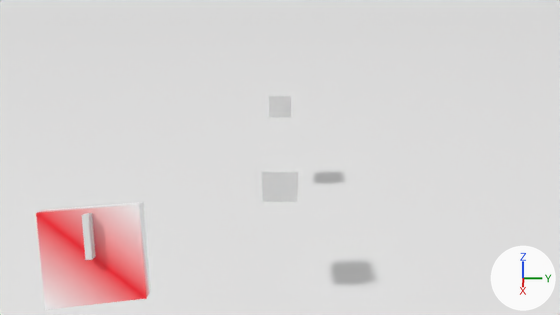
The Blender file scenes/sub.blend, before and after one commit.
Before and after are seen from the file's camera 'Camera'. The lights are fixed; the arrows at lower right show +X, +Y and +Z.

The scene before the commit, as lines of its bpy script (objects in view):
```python
me_floor = bpy.data.meshes.new('Floor')
me_floor.from_pydata([(-1.0, -1.0, 0.0), (1.0, -1.0, 0.0), (-1.0, 1.0, 0.0), (1.0, 1.0, 0.0)], [], [(0, 1, 3, 2)])
me_sonararm = bpy.data.meshes.new('SonarArm')
me_sonararm.from_pydata(...)  # a box spanning x -1.0..1.0, y -1.0..1.0, z -0.01..1.41
me_sonarparent = bpy.data.meshes.new('SonarParent')
me_sonarparent.from_pydata(...)  # a box spanning x -1.0..1.0, y -1.0..1.0, z -1.0..1.0
me_sonarparent.materials.append(mat_vertattr)
me_sub = bpy.data.meshes.new('Sub')
me_sub.from_pydata(...)  # a box spanning x -1.0..1.0, y -1.0..1.0, z -1.0..1.0
ob_floor = bpy.data.objects.new('Floor', me_floor)
ob_floor.location = (0.0, 0.0, 0.0)
ob_floor.scale = (216.0, 216.0, 216.0)
ob_sonararm = bpy.data.objects.new('SonarArm', me_sonararm)
ob_sonararm.parent = ob_sonarparent
ob_sonararm.matrix_parent_inverse = Matrix(((3.756, 0.536, 1.946, -64.43), (-0.111, 0.777, 0.0, 5.05), (-0.354, -0.0506, 0.698, -6.059), (0.0, 0.0, 0.0, 1.0)))
ob_sonararm.location = (11.02, -4.928, 13.92)
ob_sonararm.rotation_euler = (0.0, -0.474, 0.142)  # degrees (0, -27, 8.1)
ob_sonararm.scale = (0.151, 0.0803, 0.819)
ob_sonarparent = bpy.data.objects.new('SonarParent', me_sonarparent)
ob_sonarparent.location = (10.73, -4.97, 13.77)
ob_sonarparent.rotation_euler = (0.0, -0.474, 0.142)  # degrees (0, -27, 8.1)
ob_sonarparent.scale = (0.235, 1.27, 1.27)
ob_sub = bpy.data.objects.new('Sub', me_sub)
ob_sub.parent = ob_subparent
ob_sub.matrix_parent_inverse = Matrix(((9.168, 0.0, 0.0, 0.0), (0.0, 9.168, 0.0, 0.0), (0.0, 0.0, 9.168, 0.0), (0.0, 0.0, 0.0, 1.0)))
ob_sub.location = (0.0, 0.0, 0.0)
# also in view: 'Sub2' at (-13.3, 0.0, 9.0)
```
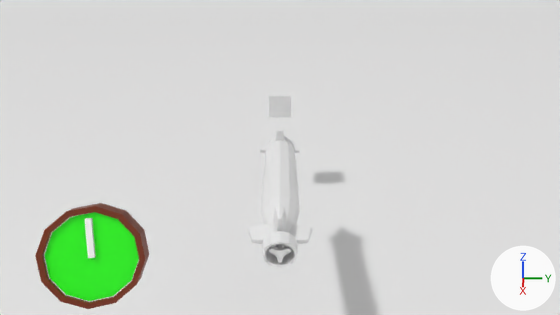
Diff of the bpy script that builds the scene:
```diff
--- a/scenes/sub.blend.py
+++ b/scenes/sub.blend.py
@@ me_sub @@
 # used by ob_sub; parent = ob_subparent; location = (0.0, 0.0, 0.0)
-me_sub.from_pydata(...)  # 8 vertices, 6 faces; spans x -1.0..1.0, y -1.0..1.0, z -1.0..1.0
+me_sub.from_pydata(...)  # 240 vertices, 224 faces; spans x -5.04..6.27, y -1.53..1.53, z -1.53..1.68
+# me_sub part 1: 240 vertices added at x -5.04..6.27, y -1.53..1.53, z -1.53..1.68
+# me_sub part 2: 8 vertices removed from x -1.0..1.0, y -1.0..1.0, z -1.0..1.0
@@ me_sonarparent @@
 # used by ob_sonarparent; location = (10.73, -4.97, 13.77); rotation_euler = (0.0, -0.474, 0.142), in degrees (0, -27, 8.1); scale = (0.235, 1.27, 1.27)
-me_sonarparent.from_pydata(...)  # 8 vertices, 6 faces; spans x -1.0..1.0, y -1.0..1.0, z -1.0..1.0
+me_sonarparent.from_pydata(...)  # 60 vertices, 50 faces; spans x -0.66..1.33, y -1.06..1.06, z -1.06..1.06
+# me_sonarparent part 3: the whole mesh is rebuilt
 me_sonarparent.materials.append(mat_vertattr)
@@ me_sonararm @@
 me_sonararm.from_pydata(...)  # 8 vertices, 6 faces; spans x -1.0..1.0, y -1.0..1.0, z -0.01..1.41
 # used by ob_sonararm; parent = ob_sonarparent; location = (11.02, -4.928, 13.92); rotation_euler = (0.0, -0.474, 0.142), in degrees (0, -27, 8.1); scale = (0.151, 0.0803, 0.819)
+# me_sonararm part 4: the whole mesh is scaled about its middle by (0.469, 1, 0.893), then moved by (-0.53, 0.0, -0.08)
+me_sonararm.materials.append(mat_vertattr)
```

Pixel boxes (x1, y1, x2, y2) of what changed, in the pictures (560 x 315 px):
'SonarParent', reshaped
    before: (36, 202, 150, 310)
    after: (35, 203, 149, 309)
'Sub', reshaped (76% wider, 194% taller)
    before: (262, 154, 298, 202)
    after: (248, 125, 312, 268)
'SonarArm', recoloured, mesh rescaled (20% narrower, 15% shorter)
    before: (82, 213, 96, 260)
    after: (85, 218, 96, 258)
part 1 of me_sub, added
    after: (248, 125, 312, 268)
part 2 of me_sub, deleted
    before: (262, 154, 298, 202)
